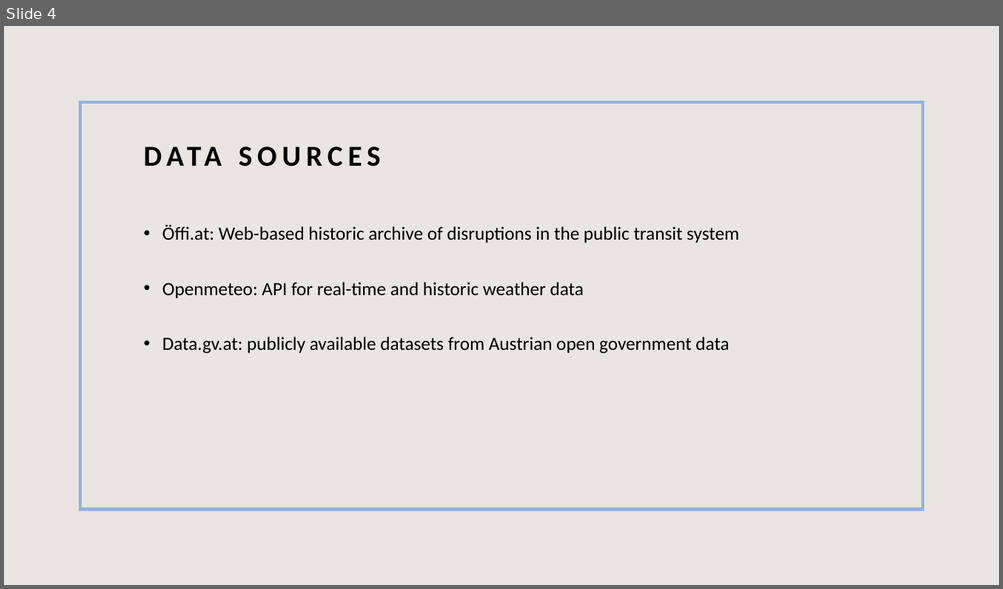
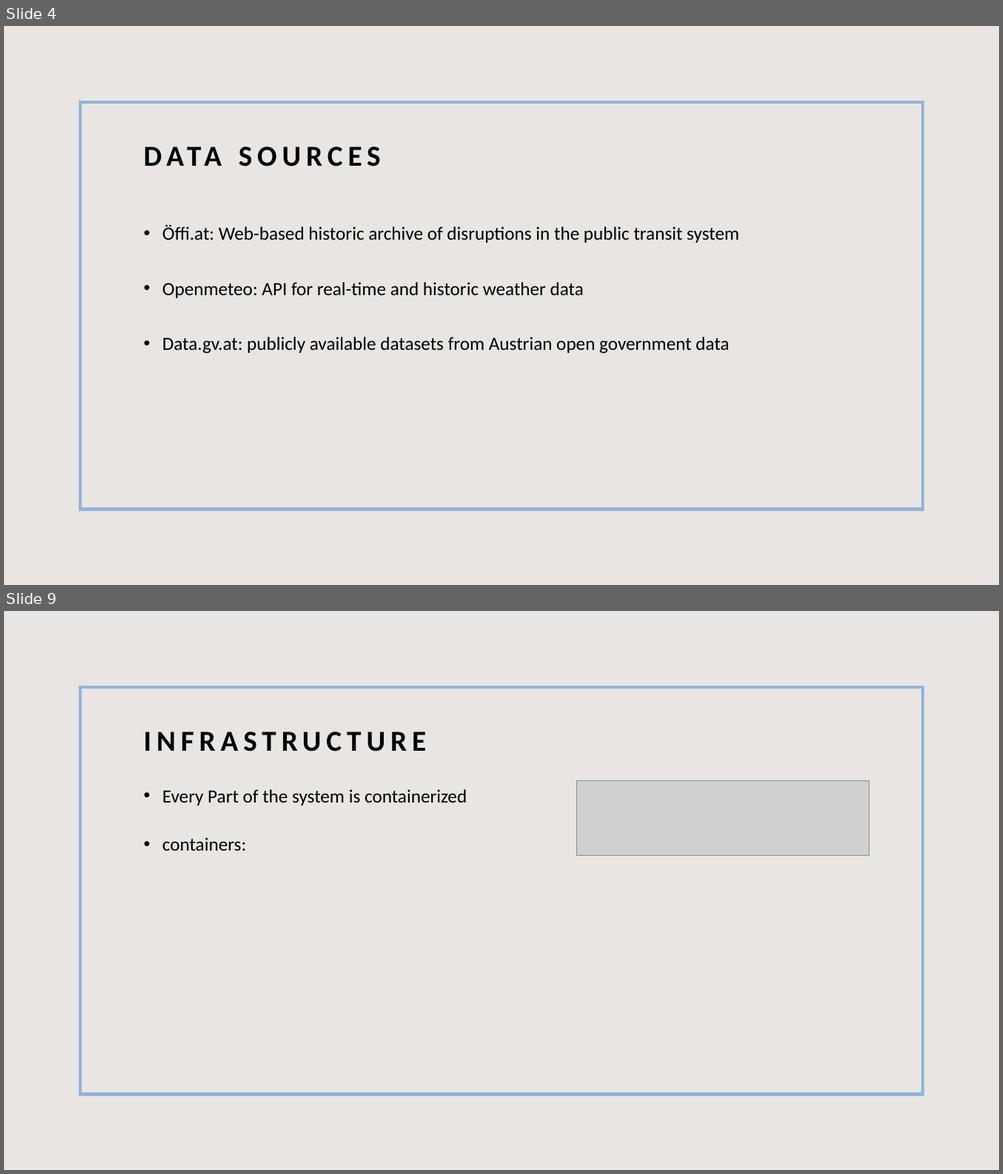
Before and after one commit to toporek3112/vienna_public-transport_weather_correlation, a slide deck: dsi_project.pptx. Shown one above the other, each under a label of ours: slide 4 before the commit, slides 4 and 9 after it; the slides between them are not shown. The pictures are 1003x589 and 1003x1174 pixels, drawn with LibreOffice and Linux fonts; fonts in the diff are those of the drawing; grey boxes stand for pictures. Boxes give left, top, right and bottom in pixels: in the first picture for what was removed or moved away, otherwise in the second. Text is boxed around its words. In the diff, an @@ line names an element or a change of style, - is before the commit and + after.

```diff
--- a/dsi_project.pptx
+++ b/dsi_project.pptx
@@ slide 9 added at [4, 611, 999, 1170], background #E8E5E2; not listed: 1 template element that a slide beside it also shows @@
@@ title added at [144, 732, 426, 752], 28 pt, text #000000, bold @@
+INFRASTRUCTURE
@@ picture added at [576, 780, 869, 856] @@
@@ text added at [162, 789, 466, 851], 18 pt, text #000000 @@
+• Every Part of the system is containerized
+• containers:
```
Also in this commit, not shown: 2 slides changed, 4 other slides added, 2 slides removed.
